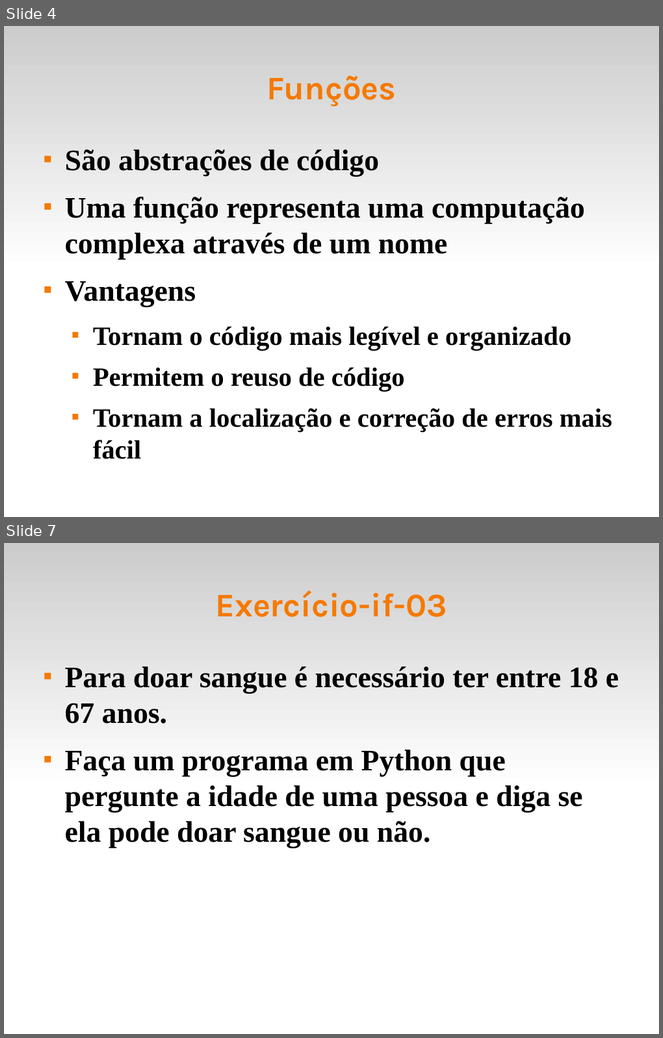
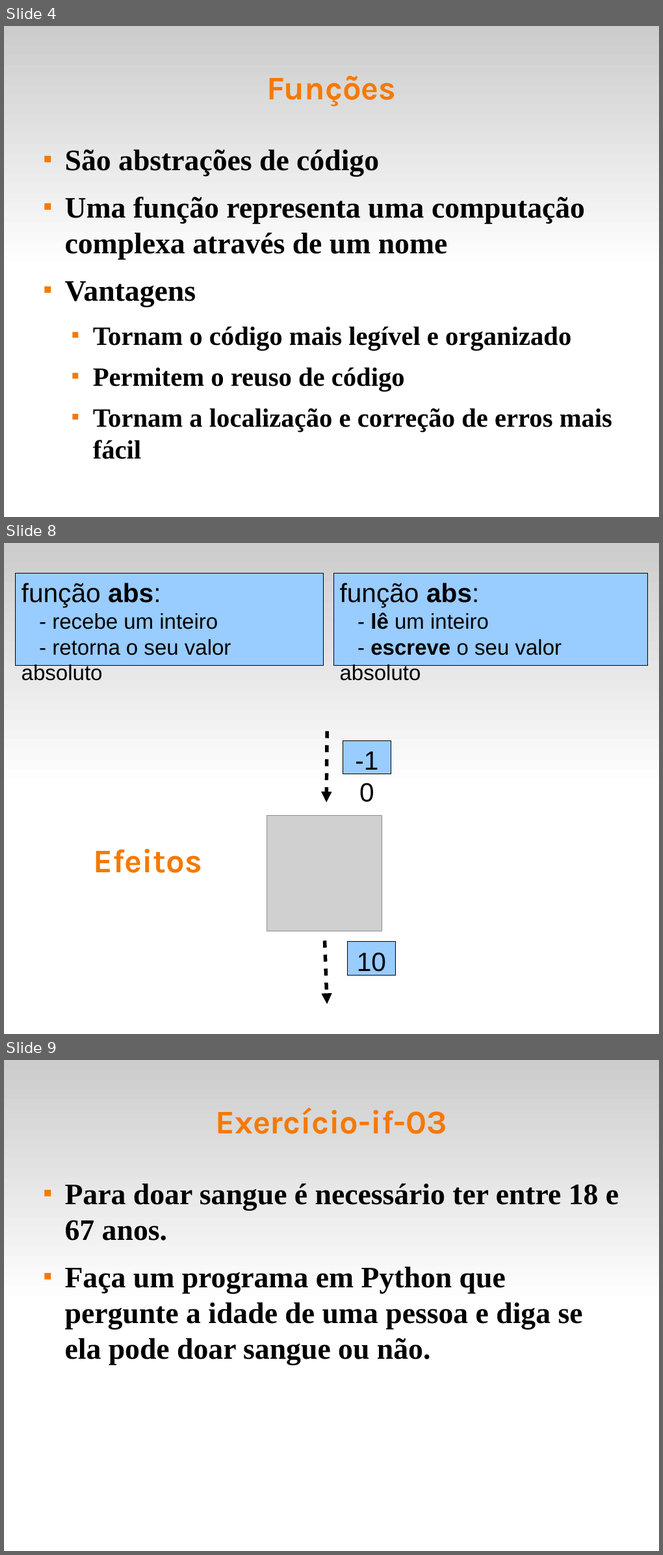
Before and after one commit to fsantanna-uerj/IPD, a slide deck: slides/ipd-06-funs.odp. Shown one above the other, each under a label of ours: slides 4 and 7 before the commit, slides 4, 8 and 9 after it; the slides between them are not shown. The pictures are 663x1038 and 663x1555 pixels, drawn with LibreOffice and Linux fonts; fonts in the diff are those of the drawing; grey boxes stand for pictures. Boxes give left, top, right and bottom in pixels: in the first picture for what was removed or moved away, otherwise in the second. Text is boxed around its words. In the diff, an @@ line names an element or a change of style, - is before the commit and + after.

```diff
--- a/slides/ipd-06-funs.odp
+++ b/slides/ipd-06-funs.odp
@@ slide 8 added at box(4, 543, 659, 1034), background #FFFFFF; not listed: 1 template element that a slide beside it also shows @@
@@ freeform shape added at box(15, 574, 323, 665), fill #99CCFF, outline #000000 0 pt, 26 pt, text #000000 @@
+função abs:
+- recebe um inteiro
+- retorna o seu valor absoluto
@@ freeform shape added at box(334, 574, 648, 665), fill #99CCFF, outline #000000 0 pt, 26 pt, text #000000 @@
+função abs:
+- lê um inteiro
+- escreve o seu valor absoluto
@@ arrow added from (328, 731) to (327, 803), #000000 4.31 pt @@
@@ freeform shape added at box(343, 741, 391, 774), fill #99CCFF, outline #000000 0 pt, 32 pt, text #000000 @@
+-10
@@ picture added at box(267, 816, 382, 931) @@
@@ title added at box(94, 849, 202, 873), 40 pt, text #F57900, bold @@
+Efeitos
@@ arrow added from (325, 941) to (328, 1005), #000000 4.31 pt @@
@@ freeform shape added at box(348, 942, 396, 975), fill #99CCFF, outline #000000 0 pt, 32 pt, text #000000 @@
+10
@@ what was slide 7 is now slide 9 @@
```
Also in this commit, not shown: 2 slides changed, 2 other slides added, 5 other files.
